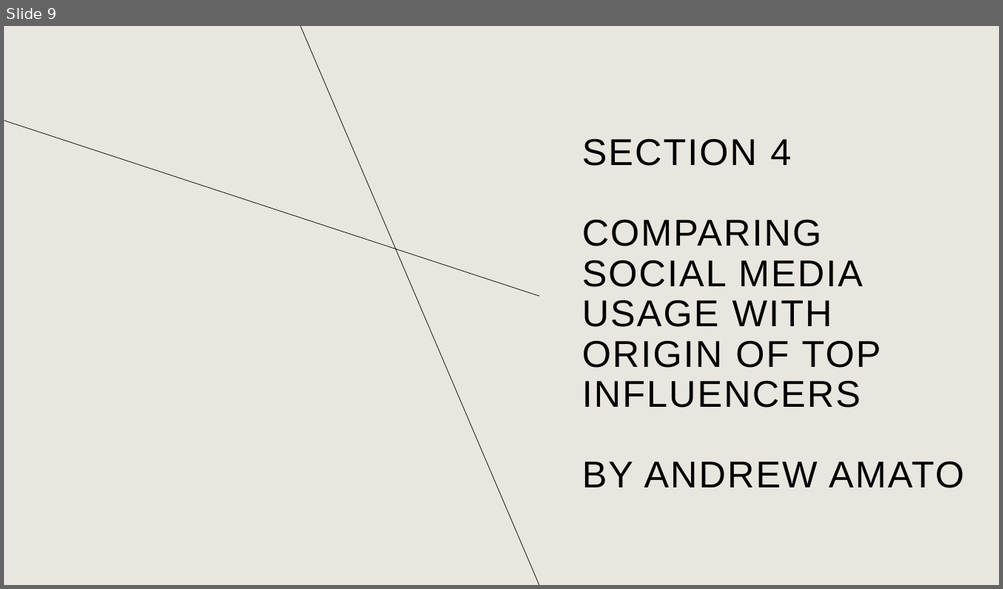
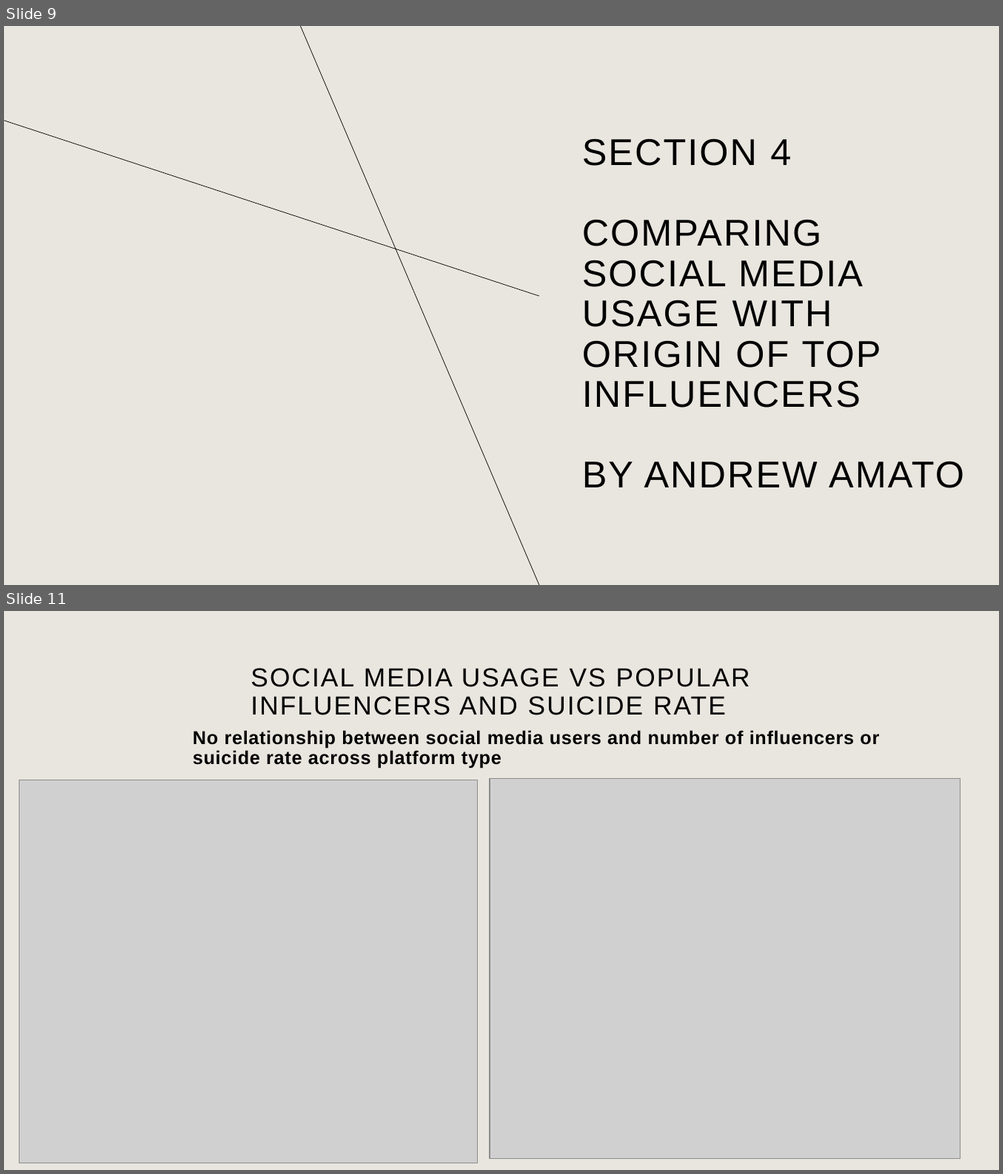
Before and after one commit to MyJineng/Project1, a slide deck: presentation.pptx. Shown one above the other, each under a label of ours: slide 9 before the commit, slides 9 and 11 after it; the slides between them are not shown. The pictures are 1003x589 and 1003x1174 pixels, drawn with LibreOffice and Linux fonts; fonts in the diff are those of the drawing; grey boxes stand for pictures; background and template pictures are left out. Boxes give left, top, right and bottom in pixels: in the first picture for what was removed or moved away, otherwise in the second. Text is boxed around its words. In the diff, an @@ line names an element or a change of style, - is before the commit and + after.

```diff
--- a/presentation.pptx
+++ b/presentation.pptx
@@ slide 11 added at (4,611,999,1170), background #E9E6DF @@
@@ title added at (250,668,750,715), 25.2 pt, text #000000 @@
+SOCIAL MEDIA USAGE VS POPULAR INFLUENCERS AND SUICIDE RATE
@@ text added at (193,730,879,769), 18 pt, text #000000, bold @@
+No relationship between social media users and number of influencers or suicide rate across platform type
@@ picture added at (19,780,477,1164) @@
@@ picture added at (489,778,960,1159) @@
@@ page number added at (850,1130,930,1159), 9 pt, text #8C8C8C @@
+11
```
Also in this commit, not shown: 1 other slide added.
